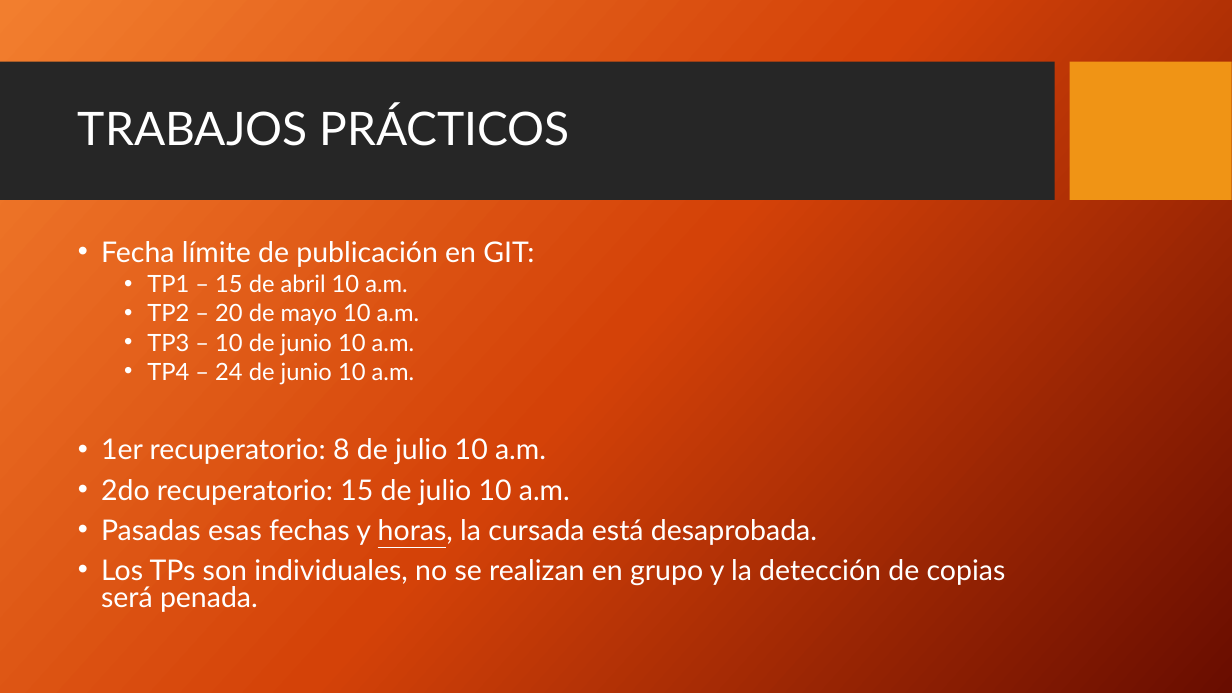
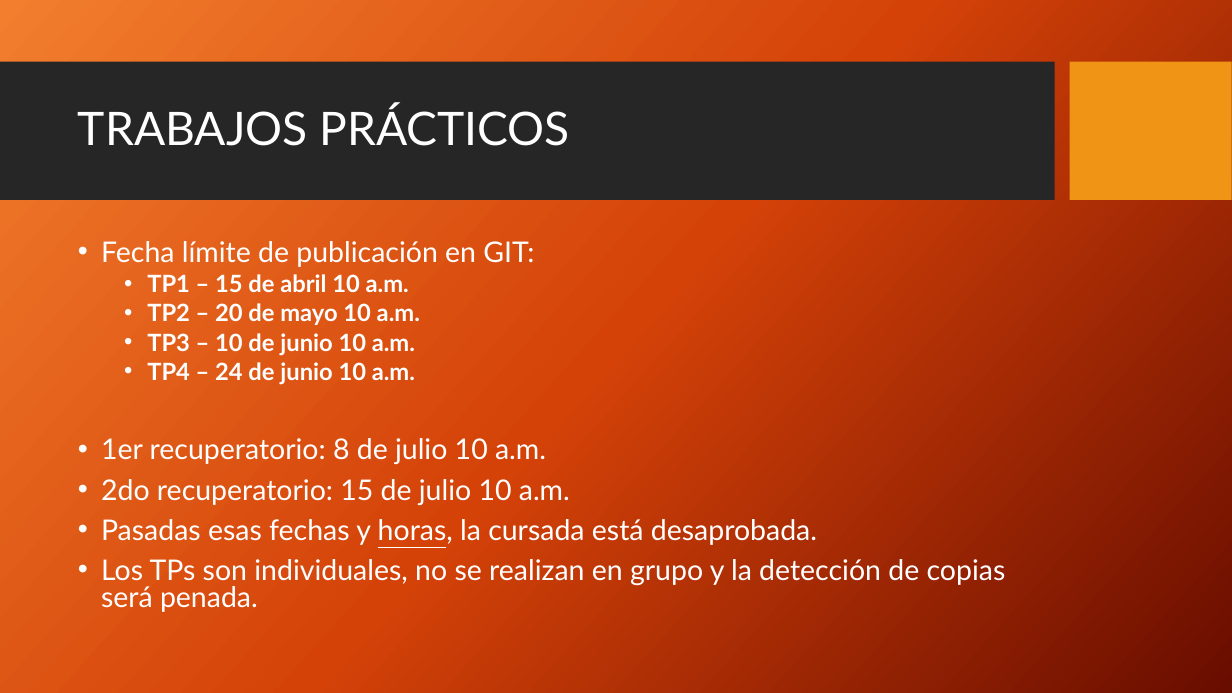
Before and after one commit to FedeDavila1984/utn_prog_y_lab_II, a slide deck: slide 8 of PPTs/Programacion y Laboratorio II-201903.pptx. Drawn at 1232x693 pixels with LibreOffice and Linux fonts; fonts in the diff are those of the drawing; background and template pictures are left out. Boxes give left, top, right and bottom in pixels: in the first picture for what was removed or moved away, otherwise in the second. Text is boxed around its words. In the diff, an @@ line names an element or a change of style, - is before the commit and + after.

```diff
--- a/PPTs/Programacion y Laboratorio II-201903.pptx
+++ b/PPTs/Programacion y Laboratorio II-201903.pptx
@@ text at (x1=147, y1=274, x2=420, y2=385): bold on in "TP1 – 15 de abril 10 a.m.", "TP2 – 20 de mayo 10 a.m.", "TP3 – 10 de junio 10 a.m.", "TP4 – 24 de junio 10 a.m." @@
```
Also in this commit, not shown: 1 other slide changed.
